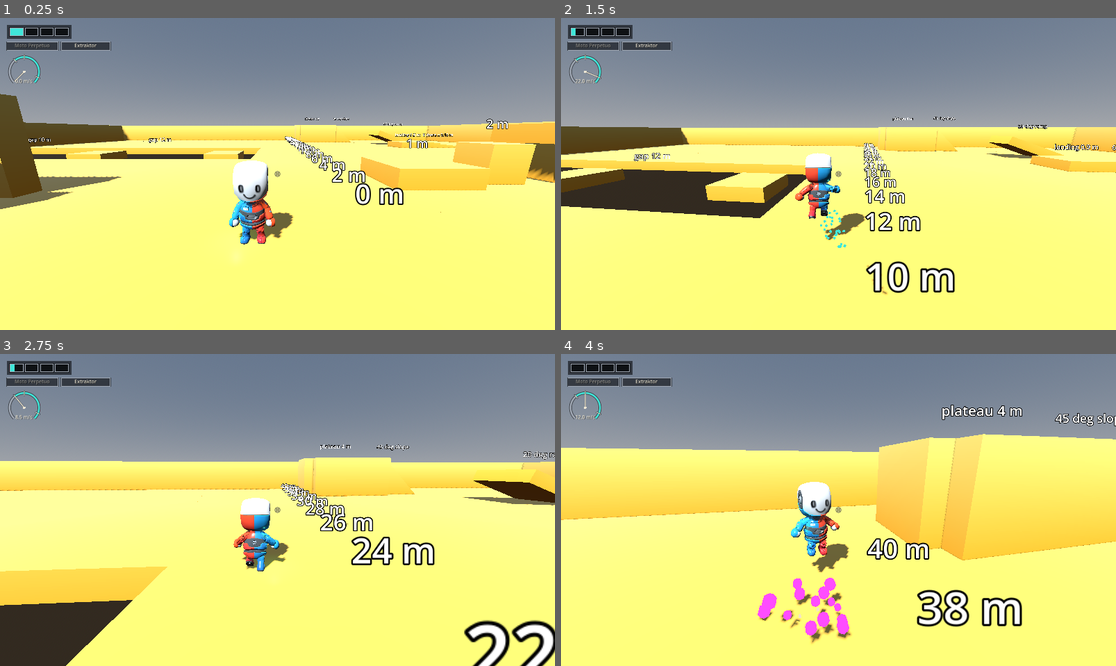
Above: before the commit, frames 1-4 (two rows, left to right).
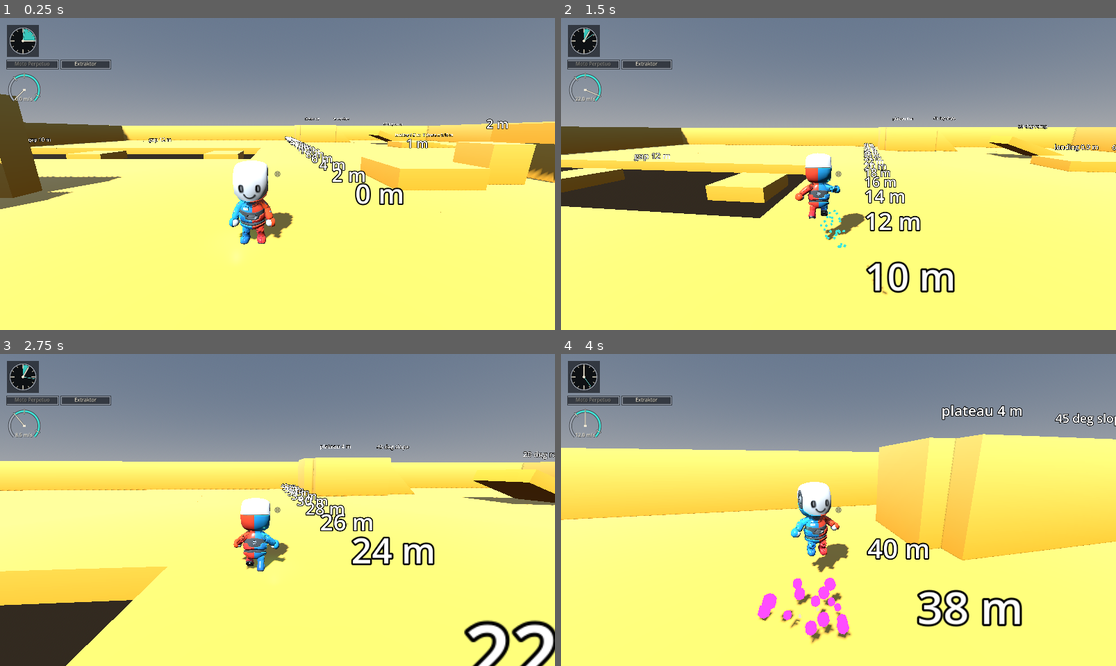
Above: after the commit, the same moments.

Repository: bistlaudio/Attimo
Game: Godot game, scene res://scenes/test/movement_gym.tscn
Same seed, same stepped clock (60 frames per second), same inputs: the game is played once before the commit and once after it.
Inputs (mouse positions are in pixels of both pictures, inside the frame that each line leads up to):
- Up to frame 1 (0.25 s): no input
- Up to frame 2 (1.5 s): tap Enter at 0.5 s; move the mouse to (866, 174) at 0.52 s; hold R (charge) 0.53-1.28 s; hold W (move_forward) from 0.53 s (still down); click (866, 174) at 0.67 s; tap Space (jump) at 0.77, 1.07 s; tap Shift (dash) at 0.8, 1.35 s; move the mouse to (810, 174) at 1.27 s; click (810, 174) at 1.42 s
- Up to frame 3 (2.75 s): keep holding W (move_forward); tap Space (jump) at 1.52, 1.55, 1.82 s; move the mouse to (288, 503) at 2.02 s; hold Space (jump) from 2.03 s (still down); click (288, 503) at 2.17 s; tap R (charge) at 2.3 s
- Up to frame 4 (4 s): keep holding W (move_forward); move the mouse to (832, 516) at 2.77 s; release Space (jump) at 2.78 s; tap Middle mouse button (camera_recenter) at 2.85 s; click (832, 516) at 2.92 s; tap Space (jump) at 3.02, 3.32, 3.77, 3.8 s; tap Shift (dash) at 3.05 s; move the mouse to (877, 513) at 3.52 s; hold R (charge) from 3.53 s (still down); click (877, 513) at 3.67 s

The runs differ from the first frame. In frame 1, 1.9% of the frame differs, in the area x 1-21%, y 2-27%; in frame 2, 1.9%; in frame 3, 1.9%; in frame 4, 1.9%.

Commit message:
feat(05.1-09): clock face HUD with hour and second hand, refusal shake, red flash and klack
- 12 step marks, turquoise pie to the hour hand, hand rests on whole steps (klack back, tick forward)
- energy_refused shakes and flashes the clock and plays an empty klack
- soft tick on income in energy_fx; HUD tests rewritten for the clock

Co-Authored-By: Claude Opus 5.5 <noreply@anthropic.com>

Diff:
--- a/attimo/scripts/fx/energy_fx.gd
+++ b/attimo/scripts/fx/energy_fx.gd
@@ -37,6 +37,10 @@
 
 var burst_particles: CPUParticles3D
 var charge_particles: CPUParticles3D
+
+## Pitch and length of the soft tick that plays on an income step (placeholder audio).
+const TICK_BEEP_HZ: float = 880.0
+const TICK_BEEP_SECONDS: float = 0.03
 
 var _arm: ArmEnergy
 var _spend_tone: PlaceholderTone
@@ -100,6 +104,8 @@
 				_spend_beep_cooldown = SPEND_BEEP_COOLDOWN
 		elif change > 0:
 			_charge_left = FX_LINGER
+			# One soft tick per income step (the clock hand ticks forward, D-35), not per frame.
+			_spend_tone.beep(TICK_BEEP_HZ, TICK_BEEP_SECONDS)
 	_prev_value = now
 	if charge_particles != null:
 		charge_particles.emitting = _charge_left > 0.0
--- a/attimo/scripts/ui/energy_hud.gd
+++ b/attimo/scripts/ui/energy_hud.gd
@@ -1,11 +1,13 @@
 class_name EnergyHud
 extends CanvasLayer
-## Energy HUD (D-13, ENRG-05): top left, drawn in code in the crosshair's style (steel rim, dark plate, turquoise fill). Four core
-## chambers show the arm energy with partial fill and mirror the diegetic cores on the forearm. Next to them: a Moto Perpetuo badge
-## (lit while the arm is in Moto), the name plate of the active hand module and, below, a momentum gauge (horizontal speed 0..24 m/s,
-## marks at run speed, the dash exit speed and the Loader maximum, the part
-## above run speed tinted turquoise; the energy clock face replaces the chambers in 05.1-09) with a charge indicator while the charge button works. A slot to the right of the chambers
-## stays free for the health of Phase 6.
+## Energy HUD (D-35, ENRG-06): top left, drawn in code in the crosshair's style (steel rim, dark plate, turquoise fill). The arm
+## energy is a clock face with 12 step marks (every third one longer: the four arm cores of 3 steps), a turquoise pie fill up to the
+## hour hand and a thin second hand for the progress of the timed income (hidden at 12). The hand rests on whole steps only: it klacks
+## back on a spend and ticks forward on an income. Every EventBus.energy_refused shakes the clock, flashes it red and plays an empty
+## klack (D-39). Below it: a Moto Perpetuo badge (lit while the arm is in Moto), the name plate of the active hand module and a
+## momentum gauge (horizontal speed 0..24 m/s, marks at run speed, the dash exit speed and the Loader maximum, the part above run
+## speed tinted turquoise) with a charge indicator while the charge button works. A slot to the right of the clock stays free for
+## the health of Phase 6.
 ## It polls the player, its ArmEnergy and the HandController read only every frame, never writes gameplay state, ignores the mouse and
 ## sits below the crosshair (layer 10) and the debug overlays (100+). Everything is sized from the screen height (ui_reference_height).
 ## Animation uses TimeFx.unscaled, so it keeps its real-time speed during the Loader slow motion.
@@ -14,9 +16,9 @@
 @export var ui_reference_height: float = 720.0
 ## Turquoise of the energy fill (the energy colour of the arm cores).
 @export var fill_color: Color = Color(0.25, 0.9, 0.85, 1.0)
-## Steel rim colour of a chamber.
+## Steel rim colour of the clock and the plates.
 @export var rim_color: Color = Color(0.62, 0.65, 0.7, 1.0)
-## Dark plate colour behind the chambers.
+## Dark plate colour behind the clock.
 @export var plate_color: Color = Color(0.1, 0.11, 0.13, 0.72)
 ## Cream of the text and the marks (the UI accent colour).
 @export var text_color: Color = Color(0.96, 0.93, 0.85, 0.9)
@@ -26,9 +28,19 @@
 @export var gauge_max_speed: float = 24.0
 
 const MARGIN: float = 16.0
-const CHAMBER_SIZE: Vector2 = Vector2(30.0, 18.0)
-const CHAMBER_GAP: float = 5.0
+const CLOCK_RADIUS: float = 30.0
 const PLATE_PAD: float = 7.0
+const CLOCK_STEPS: int = 12
+## Seconds the hand needs to klack back on a spend (with an overshoot) and to tick forward on an income.
+const KLACK_TIME: float = 0.12
+const TICK_TIME: float = 0.15
+## Refusal cue durations in seconds and the shake amplitude in reference pixels.
+const SHAKE_TIME: float = 0.35
+const FLASH_TIME: float = 0.25
+const SHAKE_AMPLITUDE: float = 4.0
+const REFUSAL_RED: Color = Color(1.0, 0.18, 0.15, 1.0)
+const KLACK_HZ: float = 140.0
+const KLACK_SECONDS: float = 0.07
 const BADGE_SIZE: Vector2 = Vector2(118.0, 18.0)
 const PLATE_GAP: float = 8.0
 const HEALTH_SLOT_SIZE: Vector2 = Vector2(120.0, 18.0)
@@ -51,7 +63,17 @@
 ## True while the charge button charges the arm.
 var charging_shown: bool = false
 
-var _fills: Array[float] = [0.0, 0.0, 0.0, 0.0]
+var _steps: int = 0
+var _second_progress: float = 0.0
+var _angle: float = -PI * 0.5
+var _anim_from: float = -PI * 0.5
+var _anim_to: float = -PI * 0.5
+var _anim_time: float = 1.0
+var _anim_duration: float = TICK_TIME
+var _anim_back: bool = false
+var _shake_left: float = 0.0
+var _flash_left: float = 0.0
+var _klack_tone: PlaceholderTone
 var _split_speed: float = 7.0
 var _u: float = 1.0
 var _time: float = 0.0
@@ -61,35 +83,132 @@
 	layer = 9
 	panel = $Panel as Control
 	panel.draw.connect(_draw_panel)
+	_klack_tone = PlaceholderTone.new()
+	_klack_tone.name = &"KlackTone"
+	add_child(_klack_tone)
+	EventBus.energy_refused.connect(_on_energy_refused)
+
+
+func _exit_tree() -> void:
+	if EventBus.energy_refused.is_connected(_on_energy_refused):
+		EventBus.energy_refused.disconnect(_on_energy_refused)
 
 
 func _process(delta: float) -> void:
-	_time += TimeFx.unscaled(delta)
+	var dt: float = TimeFx.unscaled(delta)
+	_time += dt
 	var changed: bool = _poll()
+	if _step_animation(dt):
+		changed = true
+	if _shake_left > 0.0 or _flash_left > 0.0:
+		_shake_left = maxf(_shake_left - dt, 0.0)
+		_flash_left = maxf(_flash_left - dt, 0.0)
+		changed = true
 	if changed or charging_shown or is_moto_shown:
 		panel.queue_redraw()
 
 
-## Fill of chamber `index` as last read from the arm (0.0 .. 1.0); 0.0 without a player.
-func chamber_fill(index: int) -> float:
-	if index < 0 or index >= _fills.size():
-		return 0.0
-	return _fills[index]
-
-
-## The rectangle of the four chambers plate in panel pixels (at the current UI scale).
-func chambers_rect() -> Rect2:
+## The hour hand angle in radians for a whole number of steps: 12 o'clock at 0, clockwise (screen space, y down).
+func hand_angle_for(steps: int) -> float:
+	return -PI * 0.5 + TAU * float(clampi(steps, 0, CLOCK_STEPS)) / float(CLOCK_STEPS)
+
+
+## The hour hand angle as drawn this frame (animating after a change, else exactly hand_angle_for(whole step)).
+func displayed_angle() -> float:
+	return _angle
+
+
+## True once the hand has stopped on its whole step (no animation running).
+func hand_at_rest() -> bool:
+	return _anim_time >= 1.0
+
+
+## True while the timed income runs (below 12); the second hand is hidden at a full clock.
+func second_hand_visible() -> bool:
+	return _steps < CLOCK_STEPS
+
+
+## The second hand angle in radians: one turn is one timed step (ArmEnergy.tick_progress()).
+func second_hand_angle() -> float:
+	return -PI * 0.5 + TAU * _second_progress
+
+
+## Seconds of the refusal cue (shake) left, 0.0 at rest.
+func refusal_time_left() -> float:
+	return _shake_left
+
+
+## The current shake offset of the clock in reference pixels (a decaying sine), ZERO at rest.
+func shake_offset() -> Vector2:
+	if _shake_left <= 0.0:
+		return Vector2.ZERO
+	var progress: float = 1.0 - _shake_left / SHAKE_TIME
+	return Vector2(sin(progress * TAU * 4.0) * SHAKE_AMPLITUDE * (1.0 - progress), 0.0)
+
+
+## The red share 0..1 of the refusal flash.
+func flash_amount() -> float:
+	return clampf(_flash_left / FLASH_TIME, 0.0, 1.0)
+
+
+## The turquoise fill colour as drawn now (lerped toward red during a refusal flash).
+func current_fill_color() -> Color:
+	return fill_color.lerp(REFUSAL_RED, flash_amount())
+
+
+## A refusal restarts the one shake timer and the one flash timer (never stacks, T-05.1-26) and klacks.
+func _on_energy_refused(_reason: StringName, _needed: int) -> void:
+	_shake_left = SHAKE_TIME
+	_flash_left = FLASH_TIME
+	if _klack_tone != null:
+		_klack_tone.beep(KLACK_HZ, KLACK_SECONDS)
+	if panel != null:
+		panel.queue_redraw()
+
+
+## Starts a hand move toward `steps` from wherever the hand is now: a klack (back, overshoot) or a tick (forward).
+func _set_target_steps(steps: int) -> void:
+	_anim_from = _angle
+	_anim_to = hand_angle_for(steps)
+	_anim_back = steps < _steps
+	_anim_duration = KLACK_TIME if _anim_back else TICK_TIME
+	_anim_time = 0.0
+	_steps = steps
+
+
+## Advances the hand animation in real time. Returns true while it moved.
+func _step_animation(dt: float) -> bool:
+	if _anim_time >= 1.0:
+		return false
+	_anim_time = minf(_anim_time + dt / maxf(_anim_duration, 0.01), 1.0)
+	if _anim_time >= 1.0:
+		_angle = _anim_to
+		return true
+	var eased: float = _anim_time
+	if _anim_back:
+		# ease-out-back: a short overshoot past the new step, then it settles (the klack)
+		var c: float = 1.70158
+		var x: float = _anim_time - 1.0
+		eased = 1.0 + (c + 1.0) * x * x * x + c * x * x
+	else:
+		eased = 1.0 - (1.0 - _anim_time) * (1.0 - _anim_time)
+	_angle = lerpf(_anim_from, _anim_to, eased)
+	return true
+
+
+## The rectangle of the clock plate in panel pixels (at the current UI scale), without the shake offset.
+func clock_rect() -> Rect2:
 	var scale: float = _scale()
 	var origin: Vector2 = Vector2(MARGIN, MARGIN) * scale
-	var width: float = (CHAMBER_SIZE.x * _fills.size() + CHAMBER_GAP * (_fills.size() - 1) + PLATE_PAD * 2.0) * scale
-	return Rect2(origin, Vector2(width, (CHAMBER_SIZE.y + PLATE_PAD * 2.0) * scale))
-
-
-## The empty slot to the right of the chambers where Phase 6 puts the health.
+	var side: float = (CLOCK_RADIUS + PLATE_PAD) * 2.0 * scale
+	return Rect2(origin, Vector2(side, side))
+
+
+## The empty slot to the right of the clock where Phase 6 puts the health.
 func health_slot_rect() -> Rect2:
-	var chambers: Rect2 = chambers_rect()
+	var clock: Rect2 = clock_rect()
 	var scale: float = _scale()
-	return Rect2(Vector2(chambers.end.x + PLATE_GAP * scale, chambers.position.y), HEALTH_SLOT_SIZE * scale)
+	return Rect2(Vector2(clock.end.x + PLATE_GAP * scale, clock.position.y), HEALTH_SLOT_SIZE * scale)
 
 
 func _scale() -> float:
@@ -101,13 +220,17 @@
 func _poll() -> bool:
 	var player: PlayerController = get_tree().get_first_node_in_group(&"player") as PlayerController
 	var changed: bool = false
-	for i: int in _fills.size():
-		var fill: float = 0.0
-		if player != null and player.arm_energy != null:
-			fill = player.arm_energy.core_fill(i)
-		if not is_equal_approx(fill, _fills[i]):
-			_fills[i] = fill
-			changed = true
+	var steps: int = 0
+	var progress: float = 0.0
+	if player != null and player.arm_energy != null:
+		steps = clampi(player.arm_energy.value, 0, CLOCK_STEPS)
+		progress = player.arm_energy.tick_progress()
+	if steps != _steps:
+		_set_target_steps(steps)
+		changed = true
+	if not is_equal_approx(progress, _second_progress):
+		_second_progress = progress
+		changed = true
 	var moto: bool = player != null and player.arm_energy != null and player.arm_energy.is_moto()
 	var charging: bool = player != null and player.arm_energy != null and player.arm_energy.charging
 	var speed: float = 0.0 if player == null else player.horizontal_speed()
@@ -128,12 +251,9 @@
 
 func _draw_panel() -> void:
 	_u = _scale()
-	var plate: Rect2 = chambers_rect()
-	panel.draw_rect(plate, plate_color)
-	for i: int in _fills.size():
-		var rect: Rect2 = Rect2(plate.position + Vector2(PLATE_PAD * _u + i * (CHAMBER_SIZE.x + CHAMBER_GAP) * _u, PLATE_PAD * _u), CHAMBER_SIZE * _u)
-		_draw_chamber(rect, _fills[i])
-	# The Moto badge and the module plate sit under the chambers; the health slot to the right stays empty (Phase 6).
+	var plate: Rect2 = clock_rect()
+	_draw_clock(plate)
+	# The Moto badge and the module plate sit under the clock; the health slot to the right stays empty (Phase 6).
 	var badge: Rect2 = Rect2(Vector2(plate.position.x, plate.end.y + PLATE_GAP * _u), BADGE_SIZE * _u)
 	_draw_badge(badge)
 	var module_rect: Rect2 = Rect2(Vector2(badge.end.x + PLATE_GAP * _u, badge.position.y), Vector2(112.0, BADGE_SIZE.y) * _u)
@@ -141,13 +261,46 @@
 	_draw_gauge(Vector2(plate.position.x + (GAUGE_RADIUS + 6.0) * _u, badge.end.y + (GAUGE_RADIUS + 16.0) * _u))
 
 
-## One chamber: dark well, turquoise fill from the left by the fill, steel rim with a dark outline.
-func _draw_chamber(rect: Rect2, fill: float) -> void:
-	panel.draw_rect(rect, Color(0.04, 0.05, 0.06, 0.9))
-	if fill > 0.0:
-		panel.draw_rect(Rect2(rect.position, Vector2(rect.size.x * fill, rect.size.y)), fill_color)
-	panel.draw_rect(rect.grow(1.0 * _u), outline_color, false, 2.0 * _u)
-	panel.draw_rect(rect, rim_color, false, 1.5 * _u)
+## The clock: dark plate, turquoise pie from 12 o'clock up to the hour hand, 12 marks (every third longer), steel rim, hour hand and
+## the thin second hand. A refusal shakes it and tints the fill and rim red.
+func _draw_clock(plate: Rect2) -> void:
+	var shake: Vector2 = shake_offset() * _u
+	panel.draw_set_transform(shake)
+	var centre: Vector2 = plate.get_center()
+	var radius: float = CLOCK_RADIUS * _u
+	var flash: float = flash_amount()
+	var fill: Color = current_fill_color()
+	var rim: Color = rim_color.lerp(REFUSAL_RED, flash)
+	panel.draw_rect(plate, plate_color)
+	panel.draw_circle(centre, radius, Color(0.04, 0.05, 0.06, 0.9))
+	var start: float = -PI * 0.5
+	var sweep: float = _angle - start
+	if sweep > 0.01:
+		var points: PackedVector2Array = PackedVector2Array([centre])
+		var segments: int = maxi(int(ceil(sweep / TAU * 48.0)), 2)
+		for i: int in segments + 1:
+			var a: float = start + sweep * float(i) / float(segments)
+			points.append(centre + Vector2(cos(a), sin(a)) * radius * 0.94)
+		panel.draw_colored_polygon(points, Color(fill.r, fill.g, fill.b, 0.85))
+	for i: int in CLOCK_STEPS:
+		var a: float = start + TAU * float(i) / float(CLOCK_STEPS)
+		var dir: Vector2 = Vector2(cos(a), sin(a))
+		var long_mark: bool = i % 3 == 0
+		var inner: float = radius * (0.68 if long_mark else 0.82)
+		panel.draw_line(centre + dir * inner, centre + dir * radius, outline_color, 3.0 * _u, true)
+		panel.draw_line(centre + dir * inner, centre + dir * radius, text_color, (2.0 if long_mark else 1.2) * _u, true)
+	panel.draw_arc(centre, radius, 0.0, TAU, 48, outline_color, 3.5 * _u, true)
+	panel.draw_arc(centre, radius, 0.0, TAU, 48, rim, 1.8 * _u, true)
+	var hand_dir: Vector2 = Vector2(cos(_angle), sin(_angle))
+	panel.draw_line(centre, centre + hand_dir * radius * 0.78, outline_color, 4.5 * _u, true)
+	panel.draw_line(centre, centre + hand_dir * radius * 0.78, text_color, 2.8 * _u, true)
+	if second_hand_visible():
+		var sa: float = second_hand_angle()
+		var sdir: Vector2 = Vector2(cos(sa), sin(sa))
+		panel.draw_line(centre, centre + sdir * radius * 0.9, outline_color, 2.2 * _u, true)
+		panel.draw_line(centre, centre + sdir * radius * 0.9, fill.lightened(0.3), 1.0 * _u, true)
+	panel.draw_circle(centre, 3.0 * _u, text_color)
+	panel.draw_set_transform(Vector2.ZERO)
 
 
 ## The Moto Perpetuo badge: dark with a steel rim while off, turquoise rim and fill while the arm is in Moto.
--- a/attimo/tests/smoke/test_energy_hud.gd
+++ b/attimo/tests/smoke/test_energy_hud.gd
@@ -1,6 +1,7 @@
 extends RefCounted
 ## Plan 05-03 (ENRG-05, D-13): the energy HUD is a CanvasLayer 9 (below the crosshair 10 and the debug overlays), its Control ignores
-## the mouse, and its chambers mirror ArmEnergy.core_fill after one frame. It only reads.
+## the mouse. Plan 05.1-09 (D-35, D-39): the clock face rests the hour hand on whole steps, shows the second hand below 12, and an
+## energy_refused shakes and flashes it red for a short time. It only reads.
 
 const Fixtures := preload("res://tests/fixtures.gd")
 const HUD_SCENE: String = "res://scenes/ui/energy_hud.tscn"
@@ -23,14 +24,7 @@
 	check.call(hud.layer == 9, "the HUD is on layer 9 (got %d)" % hud.layer)
 	var panel: Control = hud.get_node("Panel") as Control
 	check.call(panel.mouse_filter == Control.MOUSE_FILTER_IGNORE, "the HUD Control ignores the mouse")
-	for energy: int in [0, 4, 12]:
-		Fixtures.set_energy(player, energy)
-		await tree.process_frame
-		await tree.process_frame
-		var ok: bool = true
-		for i: int in 4:
-			ok = ok and is_equal_approx(hud.chamber_fill(i), player.arm_energy.core_fill(i))
-		check.call(ok, "(c1) the chambers equal core_fill at %d (got %.2f %.2f %.2f %.2f)" % [energy, hud.chamber_fill(0), hud.chamber_fill(1), hud.chamber_fill(2), hud.chamber_fill(3)])
+	await _scenario_clock(tree, check, hud, player)
 	await _scenario_readouts(tree, check, hud, player)
 	hud.queue_free()
 	player.queue_free()
@@ -75,4 +69,47 @@
 	check.call(hud.charging_shown, "(r5) the charge indicator follows arm_energy.charging")
 	player.arm_energy.charging = false
 	player.set_physics_process(true)
-	check.call(hud.health_slot_rect().position.x > hud.chambers_rect().end.x, "(r6) a slot for health is left to the right of the chambers")
+	check.call(hud.health_slot_rect().position.x > hud.clock_rect().end.x, "(r6) a slot for health is left to the right of the clock")
+
+
+## Real seconds: the HUD animates on TimeFx.unscaled, so the test waits on a real timer.
+func _real_wait(tree: SceneTree, seconds: float) -> void:
+	await tree.create_timer(seconds, true, false, true).timeout
+	await tree.process_frame
+
+
+# The clock face (D-35) and the refusal cue (D-39).
+func _scenario_clock(tree: SceneTree, check: Callable, hud: EnergyHud, player: PlayerController) -> void:
+	check.call(not hud.has_method(&"chambers_rect"), "(c0) the chambers are gone")
+	var angles_ok: bool = true
+	for steps: int in 13:
+		angles_ok = angles_ok and is_equal_approx(hud.hand_angle_for(steps), -PI * 0.5 + TAU * float(steps) / 12.0)
+	check.call(angles_ok, "(c1) hand_angle_for(steps) is -PI/2 + TAU * steps / 12 for 0..12")
+	for energy: int in [0, 4, 12]:
+		Fixtures.set_energy(player, energy)
+		await _real_wait(tree, 0.3)
+		check.call(is_equal_approx(hud.displayed_angle(), hud.hand_angle_for(energy)) and hud.hand_at_rest(), "(c2) the hand rests on step %d within 0.3 s (angle %.3f)" % [energy, hud.displayed_angle()])
+	check.call(not hud.second_hand_visible(), "(c3) the second hand is hidden at 12")
+	Fixtures.set_energy(player, 5)
+	await _real_wait(tree, 0.3)
+	check.call(hud.second_hand_visible(), "(c3) the second hand shows below 12")
+	check.call(absf(hud.second_hand_angle() - (-PI * 0.5 + TAU * player.arm_energy.tick_progress())) < TAU * 0.02, "(c3) the second hand follows tick_progress (within a frame of progress)")
+	Fixtures.set_energy(player, 8)
+	await _real_wait(tree, 0.3)
+	Fixtures.set_energy(player, 5)
+	await tree.process_frame
+	await tree.process_frame
+	check.call(not hud.hand_at_rest() or is_equal_approx(hud.displayed_angle(), hud.hand_angle_for(5)), "(c4) a spend animates the hand")
+	await _real_wait(tree, 0.3)
+	check.call(is_equal_approx(hud.displayed_angle(), hud.hand_angle_for(5)), "(c4) the hand settles on the new whole step (%.3f)" % hud.displayed_angle())
+	check.call(hud.refusal_time_left() == 0.0 and hud.shake_offset() == Vector2.ZERO, "(c5) no cue at rest")
+	EventBus.energy_refused.emit(&"dash", 1)
+	var shaken: bool = false
+	for i: int in 6:
+		await tree.process_frame
+		shaken = shaken or hud.shake_offset() != Vector2.ZERO
+	check.call(hud.refusal_time_left() > 0.0, "(c5) a refusal starts the cue (left %.2f)" % hud.refusal_time_left())
+	check.call(shaken, "(c5) the clock shakes (a non-zero offset)")
+	check.call(hud.current_fill_color().r > hud.fill_color.r, "(c5) the fill colour is lerped toward red")
+	await _real_wait(tree, 0.5)
+	check.call(hud.refusal_time_left() == 0.0 and hud.shake_offset() == Vector2.ZERO and hud.current_fill_color().is_equal_approx(hud.fill_color), "(c5) the cue is back at rest within 0.5 s")
